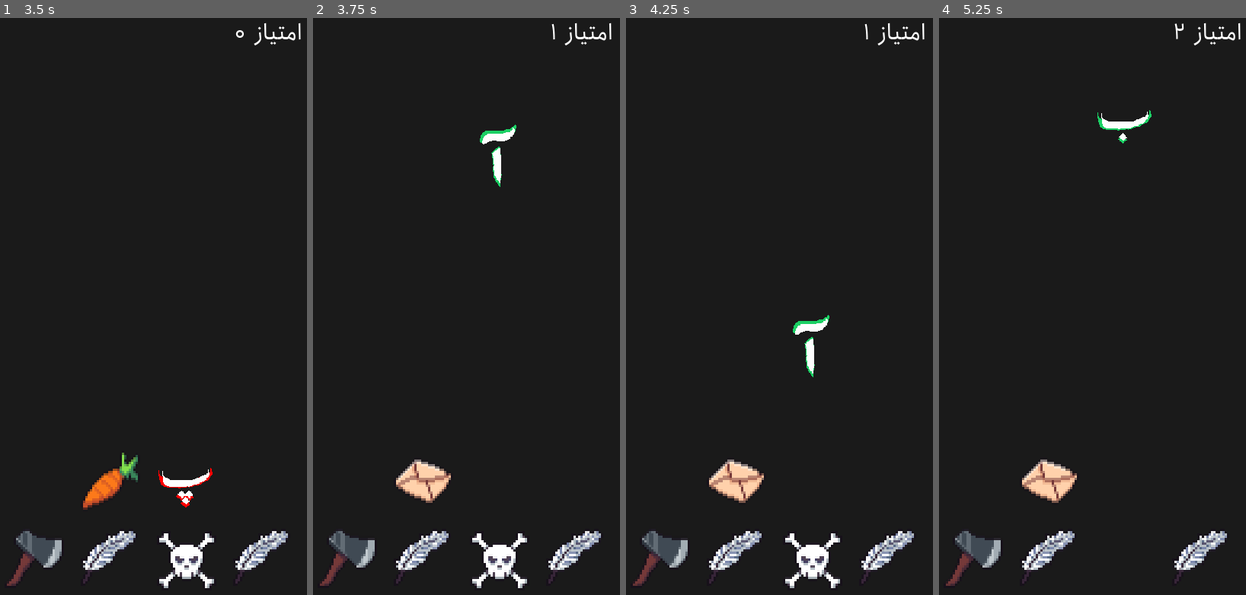
Above: before the commit, frames 1-4 (left to right).
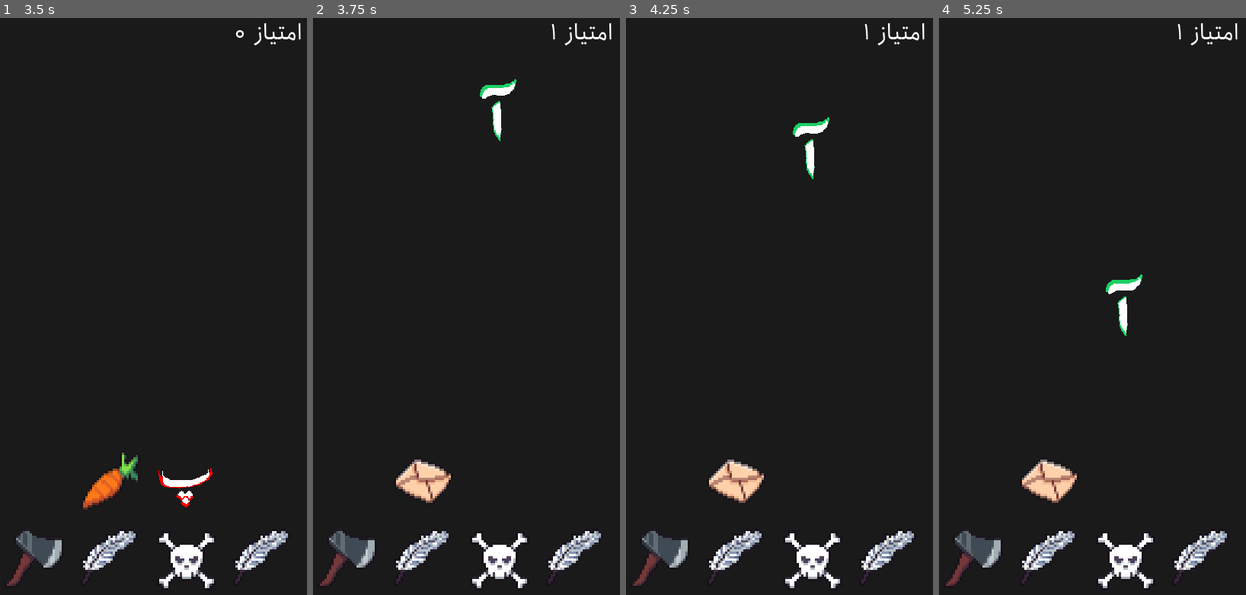
Above: after the commit, the same moments.

Repository: halataa/guduru
Game: Godot game, scene res://scenes/level.tscn
The game is run twice, just before and just after one commit, with the same random seed, the same clock (stepped at 60 frames per second) and the same inputs.
Inputs (mouse positions are in pixels of both pictures, inside the frame that each line leads up to):
- Up to frame 1 (3.5 s): move the mouse to (233, 277) at 0.52 s; hold Right (right) 0.53-1.28 s; hold Space (fast) 0.53-1.28 s; click (233, 277) at 0.67 s; move the mouse to (73, 341) at 1.27 s; hold A (left) 1.28-2.03 s; tap Space (fast) at 1.35, 2.85 s; click (73, 341) at 1.42 s; move the mouse to (187, 173) at 2.02 s; hold Space (fast) 2.03-2.78 s; hold Right (right) from 2.03 s (still down); click (187, 173) at 2.17 s; move the mouse to (128, 433) at 2.77 s; click (128, 433) at 2.92 s
- Up to frame 2 (3.75 s): move the mouse to (577, 398) at 3.52 s; release Right (right) at 3.53 s; hold A (left) from 3.53 s (still down); hold Space (fast) from 3.53 s (still down); click (577, 398) at 3.67 s
- Up to frame 3 (4.25 s): keep holding A (left); keep holding Space (fast)
- Up to frame 4 (5.25 s): keep holding A (left); move the mouse to (972, 219) at 4.27 s; release Space (fast) at 4.28 s; tap Space (fast) at 4.35 s; click (972, 219) at 4.42 s; move the mouse to (1107, 306) at 5.02 s; hold Space (fast) from 5.03 s (still down); click (1107, 306) at 5.17 s

Frame 1 is identical in both runs. In frame 2, 0.7% of the frame differs, in the area x 54-67%, y 10-30%; in frame 3, 0.7%; in frame 4, 1.7%, in the area x 51-99%, y 0-99%.
Error before the commit: Invalid access to property or key 'positoin' on a base object of type 'InputEventScreenTouch'. (res://scenes/touch.gd:14)

Commit message:
touch v1

Diff:
--- a/project.godot
+++ b/project.godot
@@ -47,3 +47,7 @@
 , Object(InputEventKey,"resource_local_to_scene":false,"resource_name":"","device":-1,"window_id":0,"alt_pressed":false,"shift_pressed":false,"ctrl_pressed":false,"meta_pressed":false,"pressed":false,"keycode":0,"physical_keycode":4194322,"key_label":0,"unicode":0,"echo":false,"script":null)
 ]
 }
+
+[input_devices]
+
+pointing/emulate_touch_from_mouse=true
--- a/scenes/level.gd
+++ b/scenes/level.gd
@@ -122,6 +122,7 @@
 
 
 func _on_alphabet_child_exiting_tree(_node):
+	Input.action_release("fast")
 	var enemies = get_4_enemies()
 	add_random_alphabet(enemies)
 
--- a/scenes/level.tscn
+++ b/scenes/level.tscn
@@ -17,6 +17,7 @@
 
 [node name="Background" type="Sprite2D" parent="."]
 modulate = Color(0.101961, 0.101961, 0.101961, 1)
+position = Vector2(590, 14)
 rotation = 3.14159
 scale = Vector2(4.13254, -8.40497)
 texture = ExtResource("2_8a0ei")
--- a/scenes/templates/alphabet_template.gd
+++ b/scenes/templates/alphabet_template.gd
@@ -30,7 +30,6 @@
 		position.x = new_position_x
 
 func _on_touch_swiped(direction):
-	if direction == Vector2.RIGHT:
-		move_alphabet(direction)
-	elif direction == Vector2.LEFT:
-		move_alphabet(direction)
+	move_alphabet(direction.x)
+	if direction == Vector2.DOWN:
+		Input.action_press('fast')
--- a/scenes/touch.gd
+++ b/scenes/touch.gd
@@ -2,6 +2,7 @@
 
 signal swiped(direction)
 signal swiped_calceled(start_position)
+
 
 @export var MAX_DIAGONAL_SLOPE = 1.3
 var swipe_start_position = Vector2()
@@ -11,9 +12,11 @@
 	if not event is InputEventScreenTouch:
 		return
 	if event.is_pressed():
-		_start_detection(event.positoin)
+		_start_detection(event.position)
 	elif not timer.is_stopped():
 		_end_detection(event.position)
+
+
 
 
 func _start_detection(position):
@@ -26,7 +29,9 @@
 	if abs(direction.x) + abs(direction.y) >= MAX_DIAGONAL_SLOPE:
 		return
 	if abs(direction.x) > abs(direction.y):
-		swiped.emit(Vector2(-sign(direction.x),0))
+		swiped.emit(Vector2(sign(direction.x),0))
+	if abs(direction.y) > abs(direction.x):
+		swiped.emit(Vector2(0,sign(direction.y)))
 
 
 func _on_timer_timeout():
